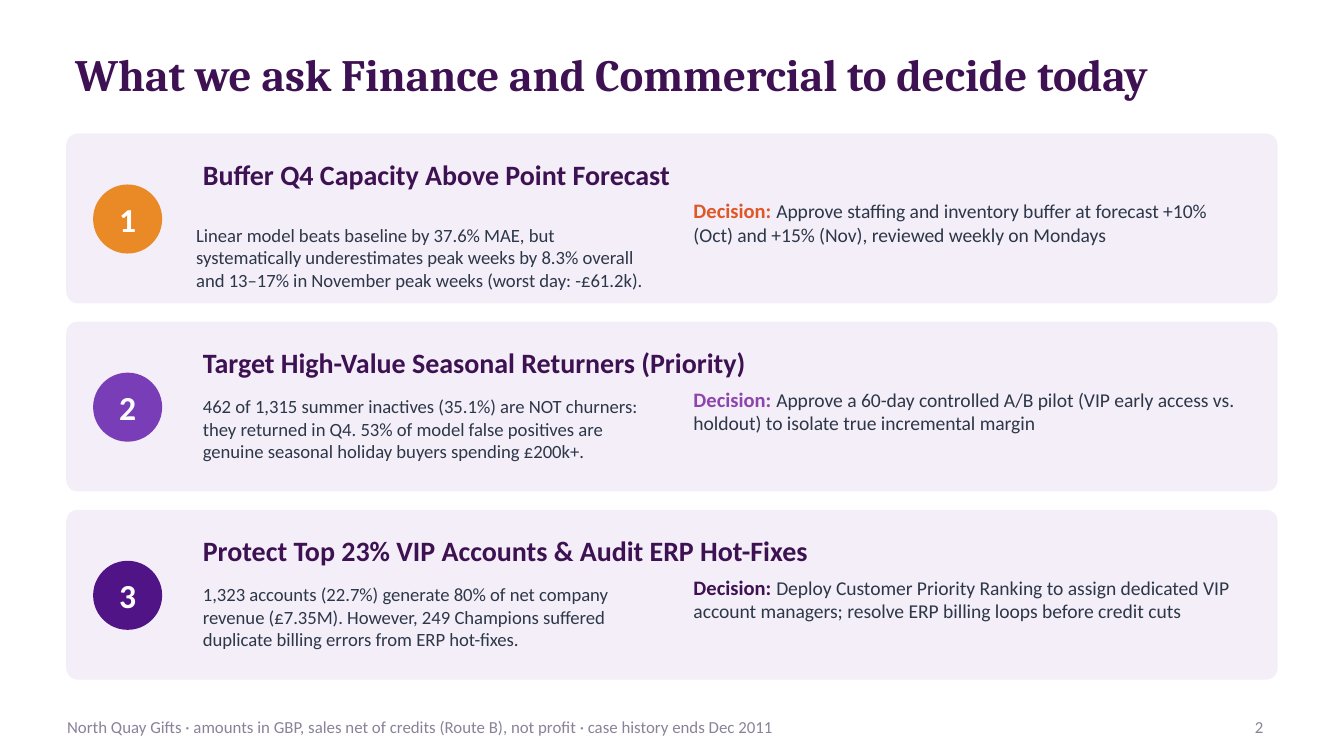
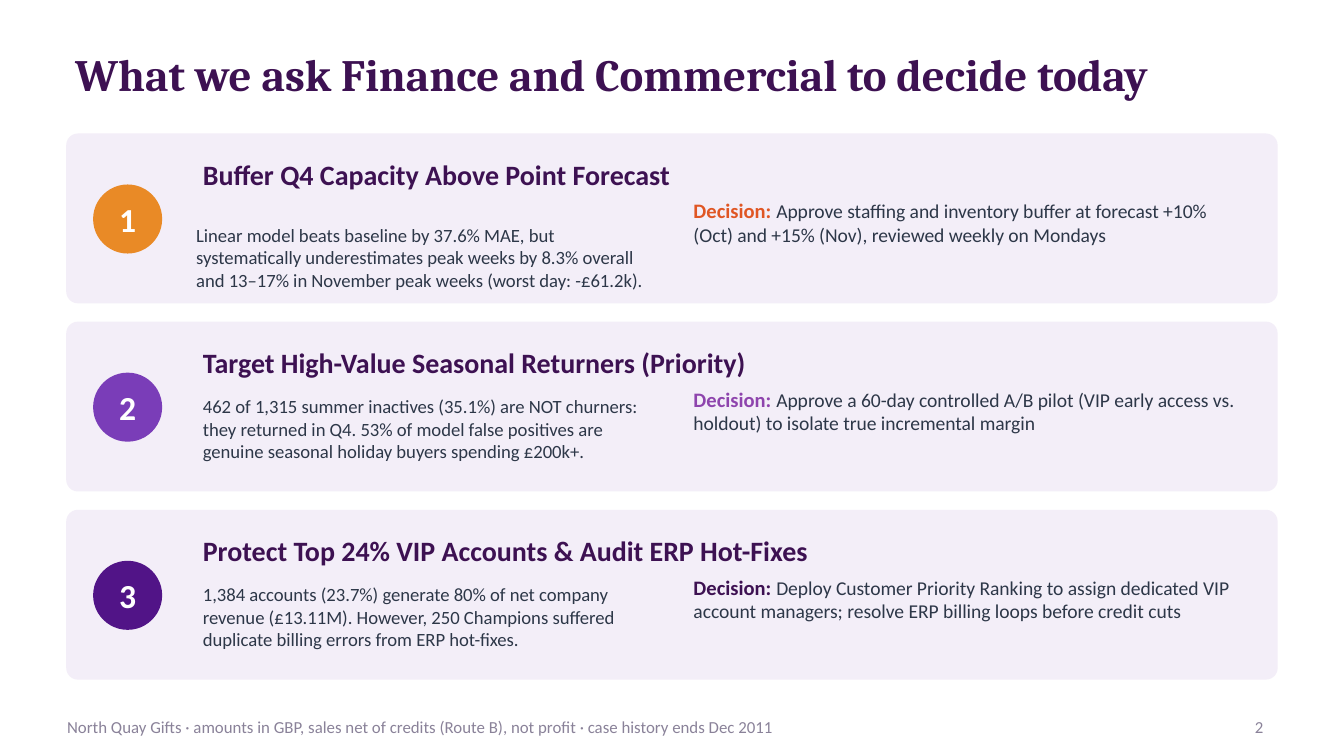
Before and after one commit to RusselKu/North_Quay_Gifts_UPY, a slide deck: slide 2 of A-3-6_ModelingStrategy/Activity 4. Executive Presentation.pptx. Drawn at 1344x756 pixels with LibreOffice and Linux fonts; fonts in the diff are those of the drawing. Boxes give left, top, right and bottom in pixels: in the first picture for what was removed or moved away, otherwise in the second. Text is boxed around its words. In the diff, an @@ line names an element or a change of style, - is before the commit and + after.

```diff
--- a/A-3-6_ModelingStrategy/Activity 4. Executive Presentation.pptx
+++ b/A-3-6_ModelingStrategy/Activity 4. Executive Presentation.pptx
@@ text at (x1=203, y1=541, x2=807, y2=566): text changed @@
-Protect Top 23% VIP Accounts & Audit ERP Hot-Fixes
+Protect Top 24% VIP Accounts & Audit ERP Hot-Fixes
@@ text at (x1=203, y1=587, x2=615, y2=649): text changed @@
-1,323 accounts (22.7%) generate 80% of net company revenue (£7.35M). However, 249 Champions suffered duplicate billing errors from ERP hot-fixes.
+1,384 accounts (23.7%) generate 80% of net company revenue (£13.11M). However, 250 Champions suffered duplicate billing errors from ERP hot-fixes.
```
Also in this commit, not shown: 1 other slide changed, 1 other file.
